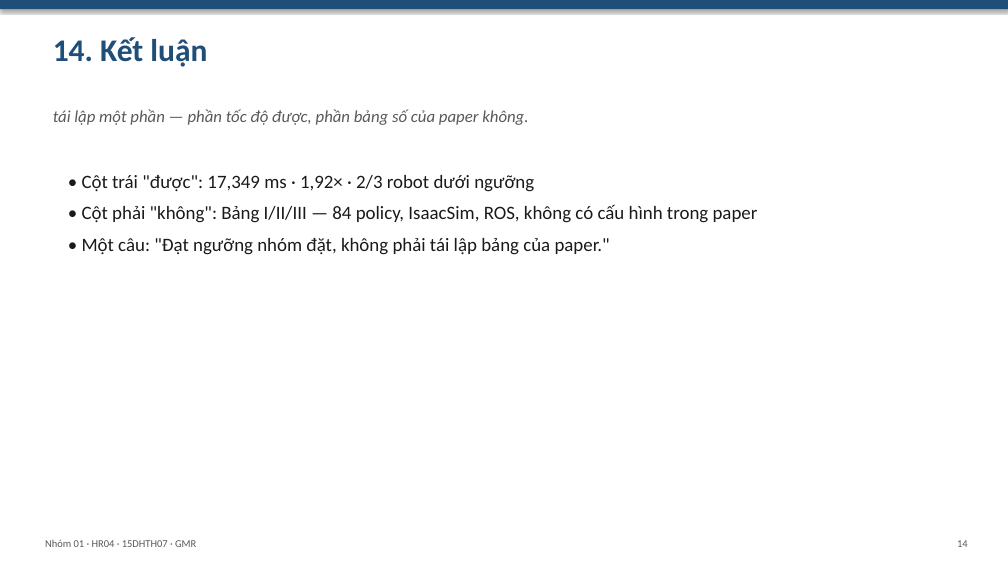
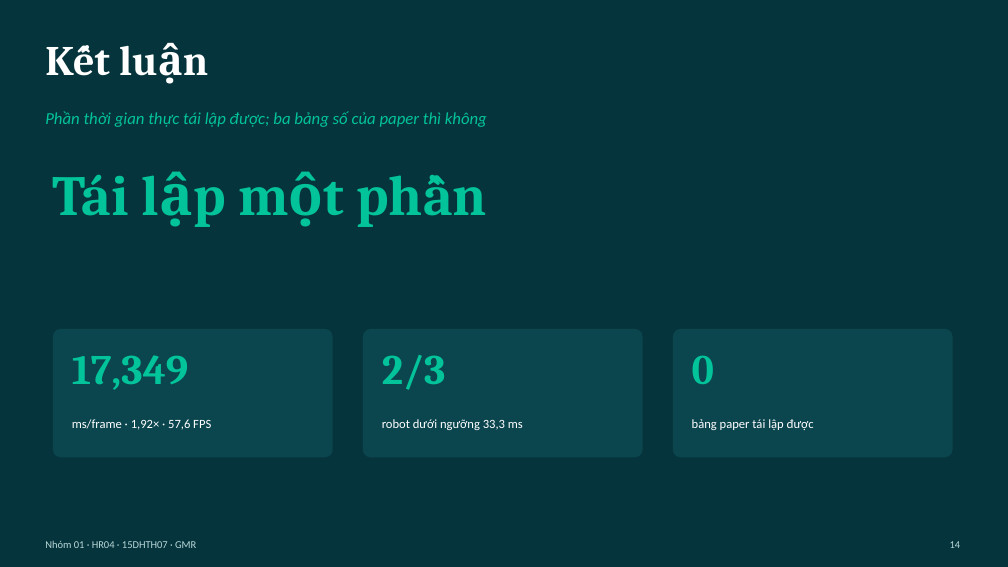
Before and after one commit to mtzwyu/GMR-Humanoid-Retargeting-Benchmark, a slide deck: slide 14 of report/slides.pptx. Drawn at 1008x567 pixels with LibreOffice and Linux fonts; fonts in the diff are those of the drawing. Boxes give left, top, right and bottom in pixels: in the first picture for what was removed or moved away, otherwise in the second. Text is boxed around its words. In the diff, an @@ line names an element or a change of style, - is before the commit and + after.

```diff
--- a/report/slides.pptx
+++ b/report/slides.pptx
@@ background #FFFFFF to #06343C @@
@@ rectangle removed at <box>0,0,1008,9</box> @@
@@ text at <box>53,37,207,67</box>: text changed; size 30 to 40 pt; font Calibri to Cambria; text colour #1F4E79 to #FFFFFF @@
-14. Kết luận
+Kết luận
@@ text added at <box>45,111,487,127</box>, 16 pt, text #02C39A, italic @@
+Phần thời gian thực tái lập được; ba bảng số của paper thì không
@@ text at <box>53,174,129,216</box>: text changed; size 16 to 54 pt; font Calibri to Cambria; text colour #595959 to #02C39A; bold on; italic off @@
-tái lập một phần — phần tốc độ được, phần bảng số của paper không.
+Tái lập một phần
@@ text removed at <box>82,175,758,255</box> @@
-• Cột trái "được": 17,349 ms · 1,92× · 2/3 robot dưới ngưỡng
-• Cột phải "không": Bảng I/II/III — 84 policy, IsaacSim, ROS, không có cấu hình trong paper
-• Một câu: "Đạt ngưỡng nhóm đặt, không phải tái lập bảng của paper."
@@ rounded rectangle added at <box>53,329,333,457</box>, fill #0B454E @@
@@ rounded rectangle added at <box>363,329,643,457</box>, fill #0B454E @@
@@ rounded rectangle added at <box>673,329,953,457</box>, fill #0B454E @@
@@ text added at <box>72,355,189,390</box>, 40 pt, text #02C39A, bold @@
+17,349
@@ text added at <box>382,355,446,390</box>, 40 pt, text #02C39A, bold @@
+2/3
@@ text added at <box>692,355,714,384</box>, 40 pt, text #02C39A, bold @@
+0
@@ text added at <box>72,419,211,430</box>, 12 pt, text #FFFFFF @@
+ms/frame · 1,92× · 57,6 FPS
@@ text added at <box>382,419,523,430</box>, 12 pt, text #FFFFFF @@
+robot dưới ngưỡng 33,3 ms
@@ text added at <box>692,419,814,430</box>, 12 pt, text #FFFFFF @@
+bảng paper tái lập được
@@ text "Nhóm 01 · HR04 · ..." at <box>45,541,196,548</box>: text colour #595959 to #B8D8D8 @@
@@ text "14": place and size @@
-text "14" at <box>957,540,968,547</box>
+text "14" at <box>950,541,961,548</box>
@@ text "14" at <box>950,541,961,548</box>: text colour #595959 to #B8D8D8 @@
```
Also in this commit, not shown: 1 other slide changed, 14 slides added, 14 slides removed, 3 other files.
